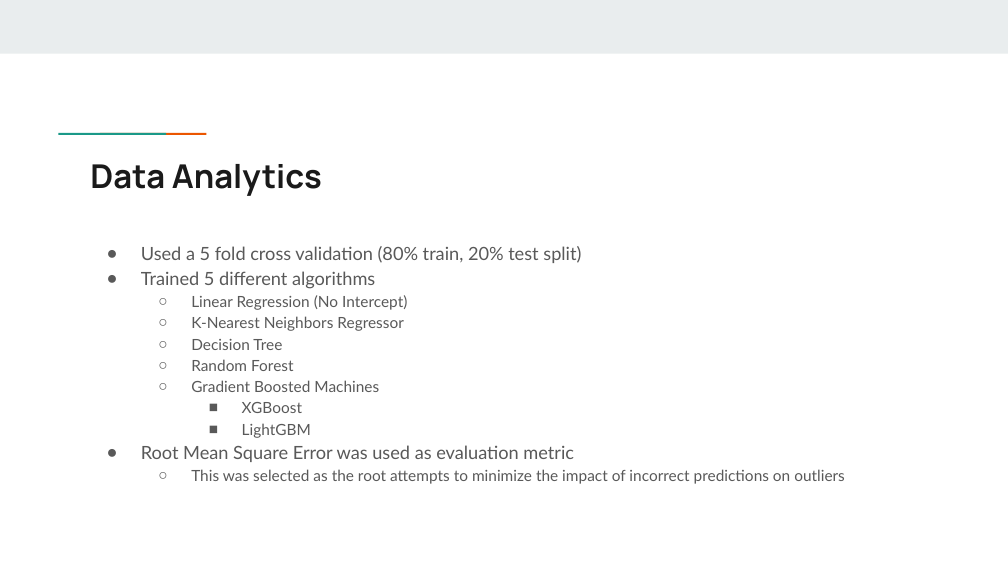
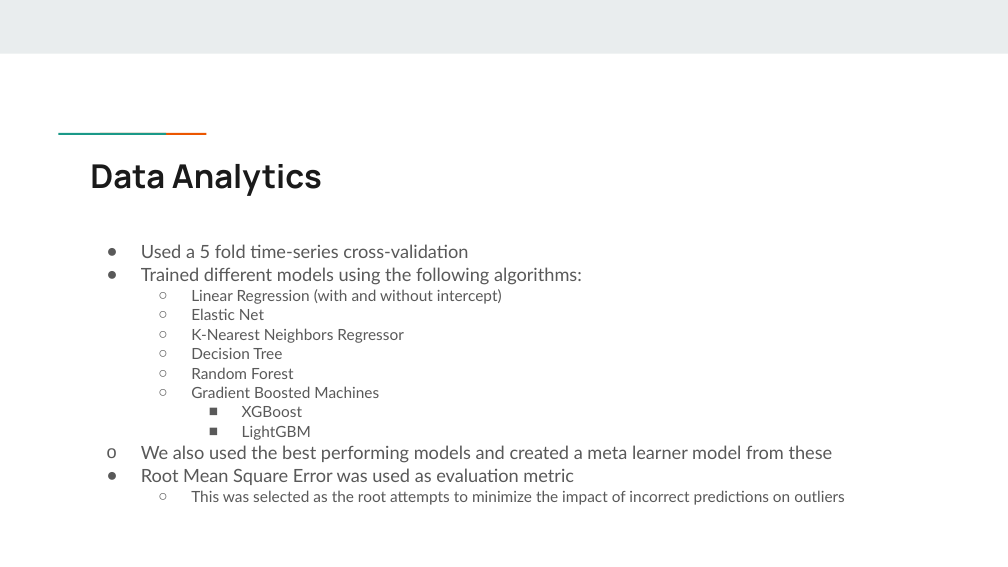
Before and after one commit to dmatlock96/Intro_Data_Science_Final_Project, a slide deck: slide 17 of COMP 494 Example Final Project Presentation.pptx (slide 15 before the commit). Drawn at 1008x567 pixels with LibreOffice and Linux fonts; fonts in the diff are those of the drawing. Boxes give left, top, right and bottom in pixels: in the first picture for what was removed or moved away, otherwise in the second. Text is boxed around its words. In the diff, an @@ line names an element or a change of style, - is before the commit and + after.

```diff
--- a/COMP 494 Example Final Project Presentation.pptx
+++ b/COMP 494 Example Final Project Presentation.pptx
@@ text at box(141, 244, 582, 320): text changed @@
-● Used a 5 fold cross validation (80% train, 20% test split)
-● Trained 5 different algorithms
-  ○ Linear Regression (No Intercept)
+● Used a 5 fold time-series cross-validation
+● Trained different models using the following algorithms:
+  ○ Linear Regression (with and without intercept)
+  ○ Elastic Net
@@ text at box(141, 328, 845, 505): line spacing 1.15 to 1.05 @@
@@ text at box(141, 445, 833, 463): paragraph added @@
+o We also used the best performing models and created a meta learner model from these
```
Also in this commit, not shown: 3 other slides changed, 6 slides added, 1 slide removed, 2 other files.
